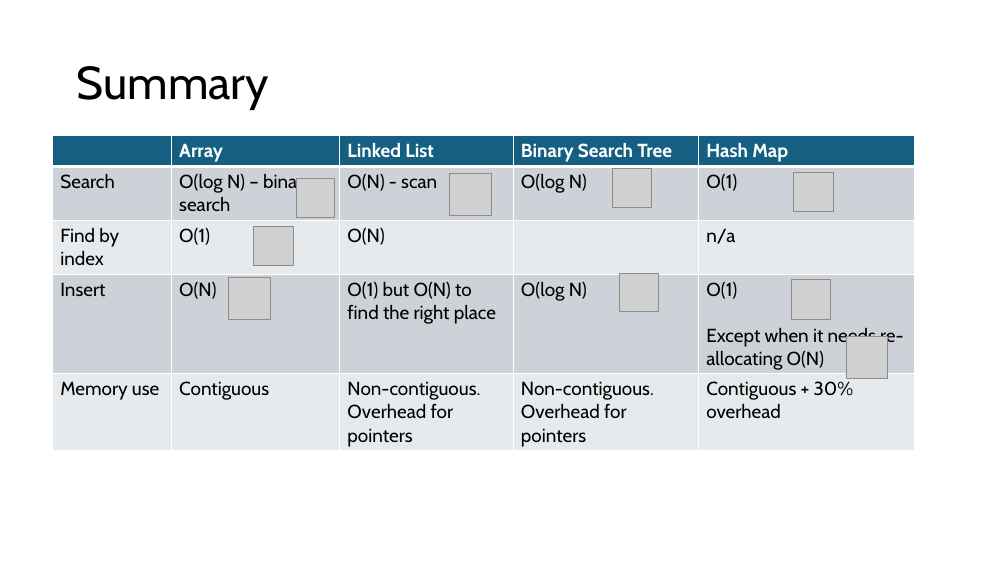
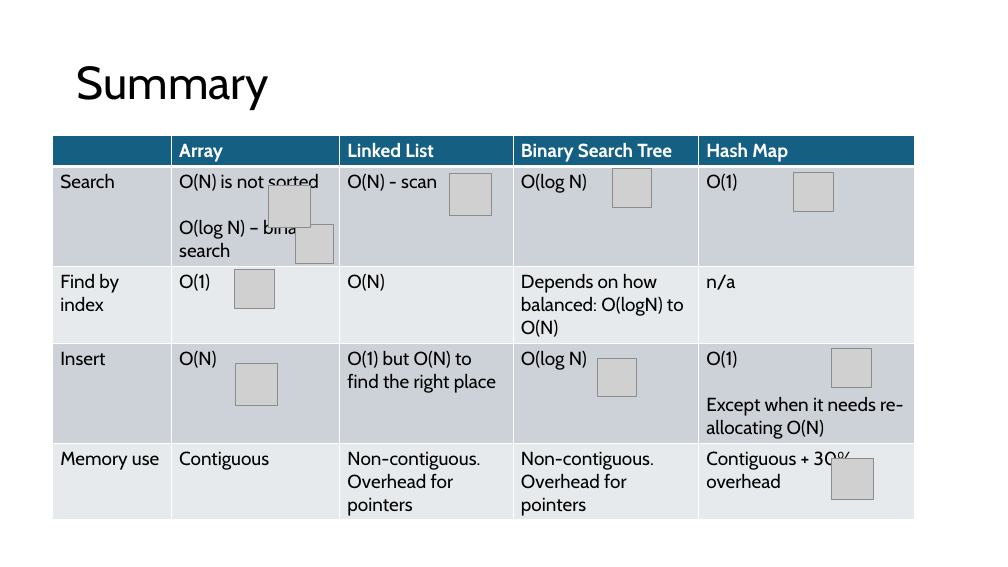
Before and after one commit to wai-t/CompSci, a slide deck: slide 38 of ComputerScience/Data_structures/Data Structures.pptx (slide 37 before the commit). Drawn at 1008x567 pixels with LibreOffice and Linux fonts; fonts in the diff are those of the drawing; grey boxes stand for pictures. Boxes give left, top, right and bottom in pixels: in the first picture for what was removed or moved away, otherwise in the second. Text is boxed around its words. In the diff, an @@ line names an element or a change of style, - is before the commit and + after.

```diff
--- a/ComputerScience/Data_structures/Data Structures.pptx
+++ b/ComputerScience/Data_structures/Data Structures.pptx
@@ table at [53,136,915,520] @@
-row 2, column 2: O(log N) – binary search
+row 2, column 2: O(N) is not sorted / O(log N) – binary search
-row 3, column 4: 
+row 3, column 4: Depends on how balanced: O(logN) to O(N)
@@ picture added at [268,186,310,228] @@
@@ picture removed at [253,226,293,265] @@
@@ picture: place and size @@
-picture at [296,178,335,217]
+picture at [296,225,334,263]
@@ picture added at [234,269,274,309] @@
@@ picture removed at [792,280,831,319] @@
@@ picture: place and size @@
-picture at [620,273,659,312]
+picture at [598,358,637,397]
@@ picture added at [832,348,871,387] @@
@@ picture: place and size @@
-picture at [228,278,270,319]
+picture at [235,364,277,405]
@@ picture: place and size @@
-picture at [846,337,888,378]
+picture at [832,458,873,500]
```
Also in this commit, not shown: 5 other slides changed, 1 slide added.
